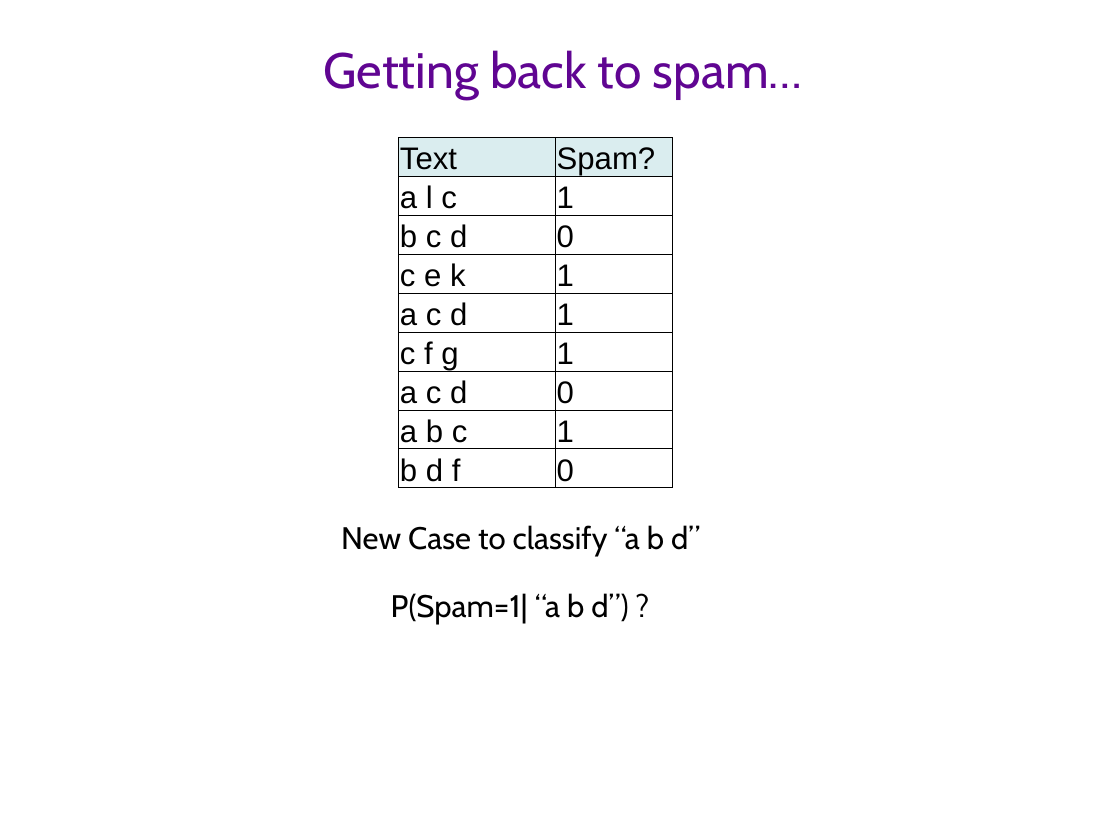
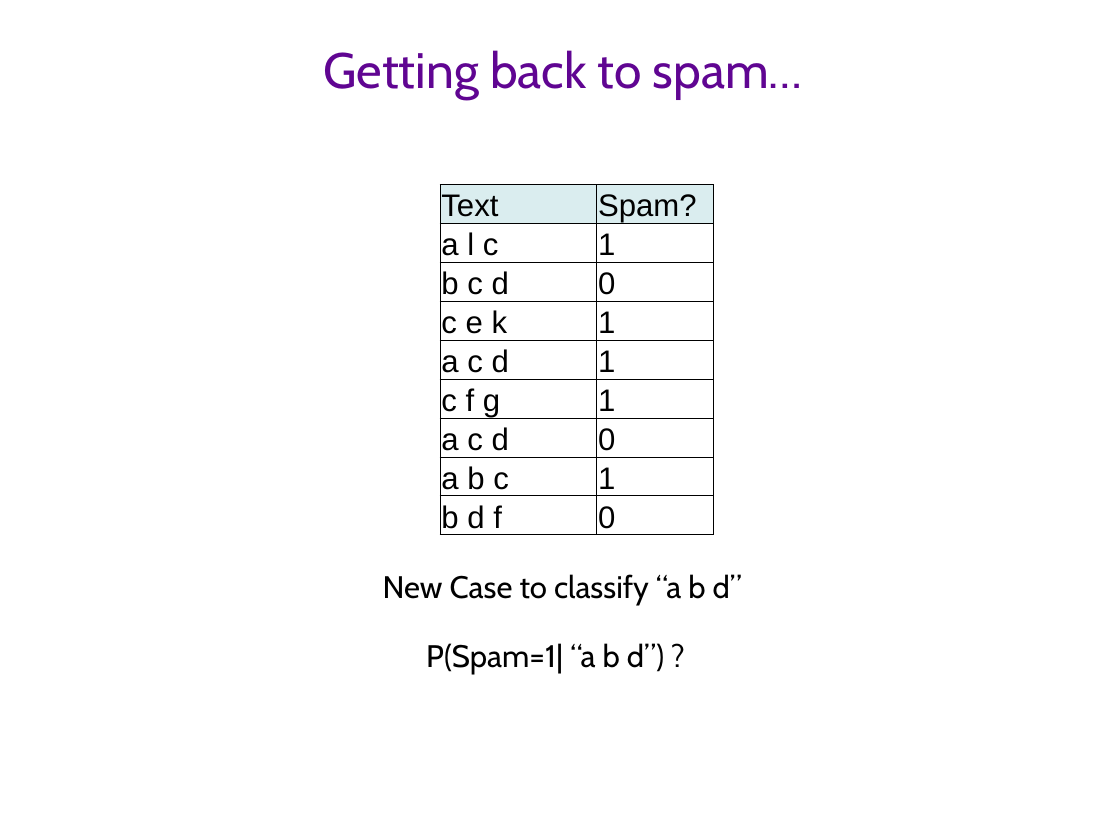
Before and after one commit to CTVisMe/DS4B-core, a slide deck: slide 22 of Slides/T8 - ModellingTextData.pptx (slide 15 before the commit). Drawn at 1120x840 pixels with LibreOffice and Linux fonts; fonts in the diff are those of the drawing; background and template pictures are left out. Boxes give left, top, right and bottom in pixels: in the first picture for what was removed or moved away, otherwise in the second. Text is boxed around its words. In the diff, an @@ line names an element or a change of style, - is before the commit and + after.

```diff
--- a/Slides/T8 - ModellingTextData.pptx
+++ b/Slides/T8 - ModellingTextData.pptx
@@ table: place and size @@
-table at bbox=[399, 138, 673, 487]
+table at bbox=[440, 185, 715, 534]
@@ text "New Case to classify “a ...": place and size @@
-text "New Case to classify “a ..." at bbox=[341, 525, 700, 556]
+text "New Case to classify “a ..." at bbox=[383, 574, 742, 605]
@@ text "P(Spam=1| “a b d”) ?": place and size @@
-text "P(Spam=1| “a b d”) ?" at bbox=[391, 593, 628, 625]
+text "P(Spam=1| “a b d”) ?" at bbox=[426, 643, 664, 675]
```
Also in this commit, not shown: 16 other slides changed, 1 slide added, 3 slides removed, 29 other files.
